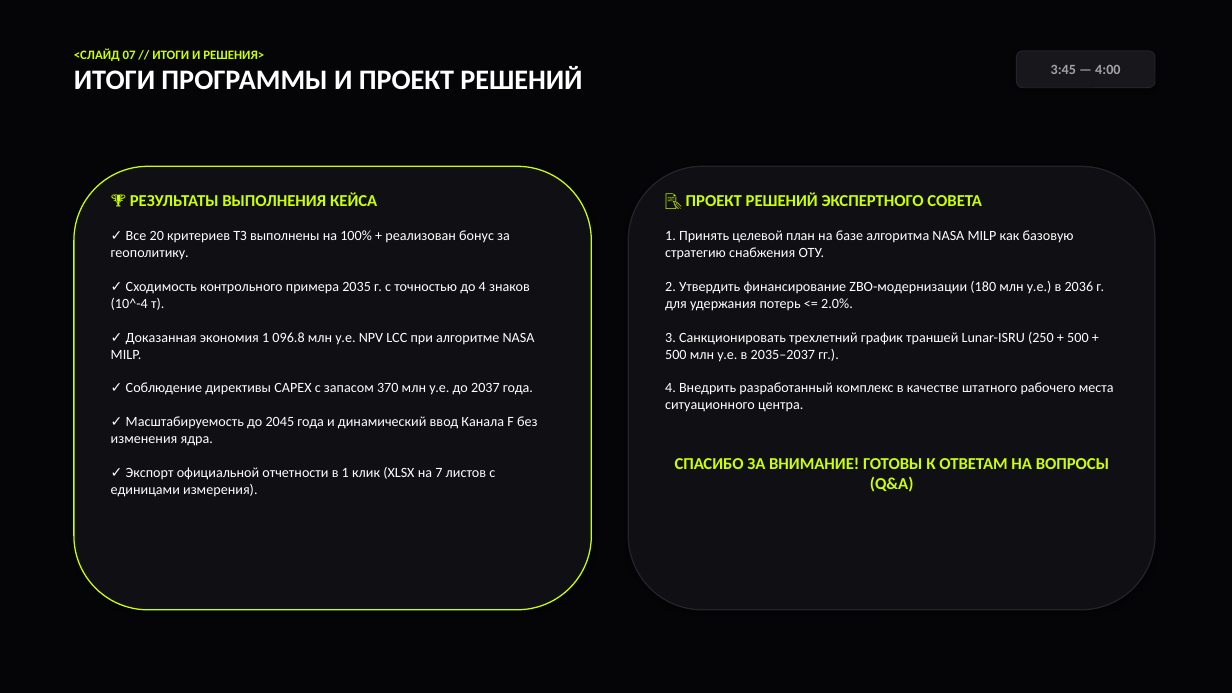
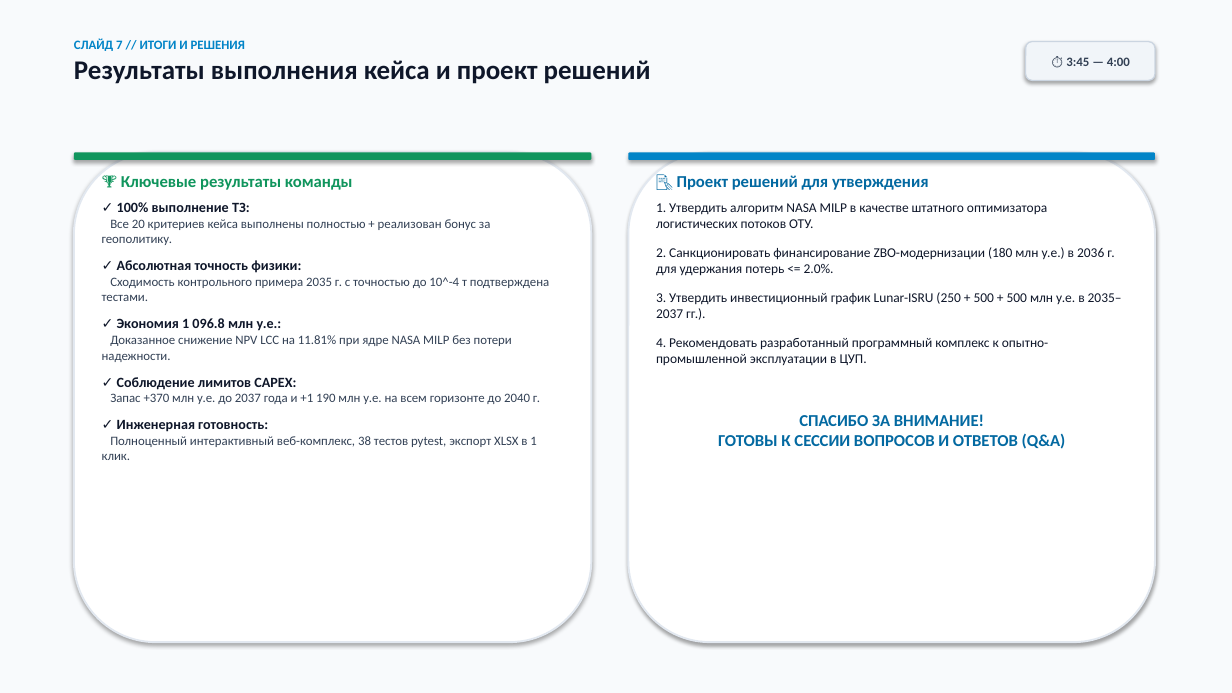
Before and after one commit to zahar713713-dot/Cosmo-Hackaton-2026, a slide deck: slide 7 of Presentation_Space_Logistics_2035.pptx. Drawn at 1232x693 pixels with LibreOffice and Linux fonts; fonts in the diff are those of the drawing. Boxes give left, top, right and bottom in pixels: in the first picture for what was removed or moved away, otherwise in the second. Text is boxed around its words. In the diff, an @@ line names an element or a change of style, - is before the commit and + after.

Commit message:
fix: revamp presentations with executive high-contrast theme and legible text

```diff
--- a/Presentation_Space_Logistics_2035.pptx
+++ b/Presentation_Space_Logistics_2035.pptx
@@ rectangle at [0,0,1232,693]: fill #050507 to #F8FAFC @@
@@ text at [74,39,651,84]: text changed; size 22 to 21 pt; text colour #FFFFFF to #0F172A @@
-<СЛАЙД 07 // ИТОГИ И РЕШЕНИЯ>
-ИТОГИ ПРОГРАММЫ И ПРОЕКТ РЕШЕНИЙ
+СЛАЙД 7 // ИТОГИ И РЕШЕНИЯ
+Результаты выполнения кейса и проект решений
@@ rounded rectangle "⏱ 3:45 — 4:00": place and size @@
-rounded rectangle "⏱ 3:45 — 4:00" at [1017,51,1155,88]
+rounded rectangle "⏱ 3:45 — 4:00" at [1026,42,1155,80]
@@ rounded rectangle "⏱ 3:45 — 4:00" at [1026,42,1155,80]: fill #18181C to #F1F5F9; outline #23232A 0.75 pt to #CBD5E1 1 pt @@
@@ text in rounded rectangle at [1066,57,1130,66]: text changed; size 11 to 10 pt; text colour #A1A1AA to #334155 @@
-3:45 — 4:00
+⏱ 3:45 — 4:00
@@ rounded rectangle: place and size @@
-rounded rectangle at [74,166,592,610]
+rounded rectangle at [74,152,592,642]
@@ rounded rectangle at [74,152,592,642]: fill #0F0F14 to #FFFFFF; outline #CCFF00 1 pt to #E2E8F0 1.5 pt @@
@@ rounded rectangle added at [74,152,592,160], fill #10955D @@
@@ text at [102,176,549,460]: text changed; size 11 to 10 pt; text colour #FFFFFF to #334155 @@
-🏆 РЕЗУЛЬТАТЫ ВЫПОЛНЕНИЯ КЕЙСА
-✓ Все 20 критериев ТЗ выполнены на 100% + реализован бонус за геополитику.
-✓ Сходимость контрольного примера 2035 г. с точностью до 4 знаков (10^-4 т).
-✓ Доказанная экономия 1 096.8 млн у.е. NPV LCC при алгоритме NASA MILP.
-✓ Соблюдение директивы CAPEX с запасом 370 млн у.е. до 2037 года.
-✓ Масштабируемость до 2045 года и динамический ввод Канала F без изменения ядра.
-✓ Экспорт официальной отчетности в 1 клик (XLSX на 7 листов с единицами измерения).
+🏆 Ключевые результаты команды
+✓ 100% выполнение ТЗ:
+Все 20 критериев кейса выполнены полностью + реализован бонус за геополитику.
+✓ Абсолютная точность физики:
+Сходимость контрольного примера 2035 г. с точностью до 10^-4 т подтверждена тестами.
+✓ Экономия 1 096.8 млн у.е.:
+Доказанное снижение NPV LCC на 11.81% при ядре NASA MILP без потери надежности.
+✓ Соблюдение лимитов CAPEX:
+Запас +370 млн у.е. до 2037 года и +1 190 млн у.е. на всем горизонте до 2040 г.
+✓ Инженерная готовность:
+Полноценный интерактивный веб-комплекс, 38 тестов pytest, экспорт XLSX в 1 клик.
@@ rounded rectangle: place and size @@
-rounded rectangle at [628,166,1155,610]
+rounded rectangle at [628,152,1155,642]
@@ rounded rectangle at [628,152,1155,642]: fill #0F0F14 to #FFFFFF; outline #23232A 1 pt to #E2E8F0 1.5 pt @@
@@ rounded rectangle added at [628,152,1155,160], fill #0284C7 @@
@@ text at [656,175,1122,449]: text changed; size 11 to 10.5 pt; text colour #FFFFFF to #0F172A @@
-📝 ПРОЕКТ РЕШЕНИЙ ЭКСПЕРТНОГО СОВЕТА
-1. Принять целевой план на базе алгоритма NASA MILP как базовую стратегию снабжения ОТУ.
-2. Утвердить финансирование ZBO-модернизации (180 млн у.е.) в 2036 г. для удержания потерь <= 2.0%.
-3. Санкционировать трехлетний график траншей Lunar-ISRU (250 + 500 + 500 млн у.е. в 2035–2037 гг.).
-4. Внедрить разработанный комплекс в качестве штатного рабочего места ситуационного центра.
-СПАСИБО ЗА ВНИМАНИЕ! ГОТОВЫ К ОТВЕТАМ НА ВОПРОСЫ (Q&A)
+📝 Проект решений для утверждения
+1. Утвердить алгоритм NASA MILP в качестве штатного оптимизатора логистических потоков ОТУ.
+2. Санкционировать финансирование ZBO-модернизации (180 млн у.е.) в 2036 г. для удержания потерь <= 2.0%.
+3. Утвердить инвестиционный график Lunar-ISRU (250 + 500 + 500 млн у.е. в 2035–2037 гг.).
+4. Рекомендовать разработанный программный комплекс к опытно-промышленной эксплуатации в ЦУП.
+СПАСИБО ЗА ВНИМАНИЕ!
+ГОТОВЫ К СЕССИИ ВОПРОСОВ И ОТВЕТОВ (Q&A)
```
Also in this commit, not shown: 4 other slides changed, 2 slides added, 2 slides removed, 3 other files.
